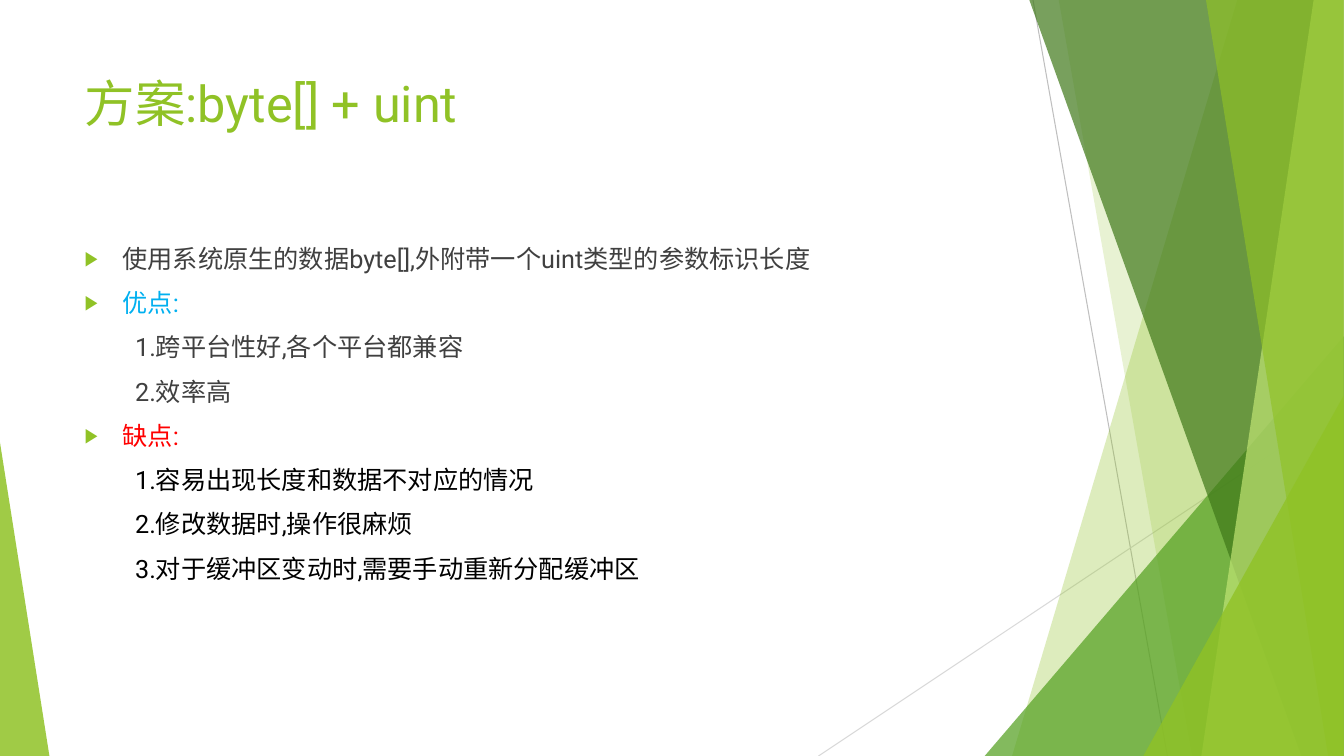
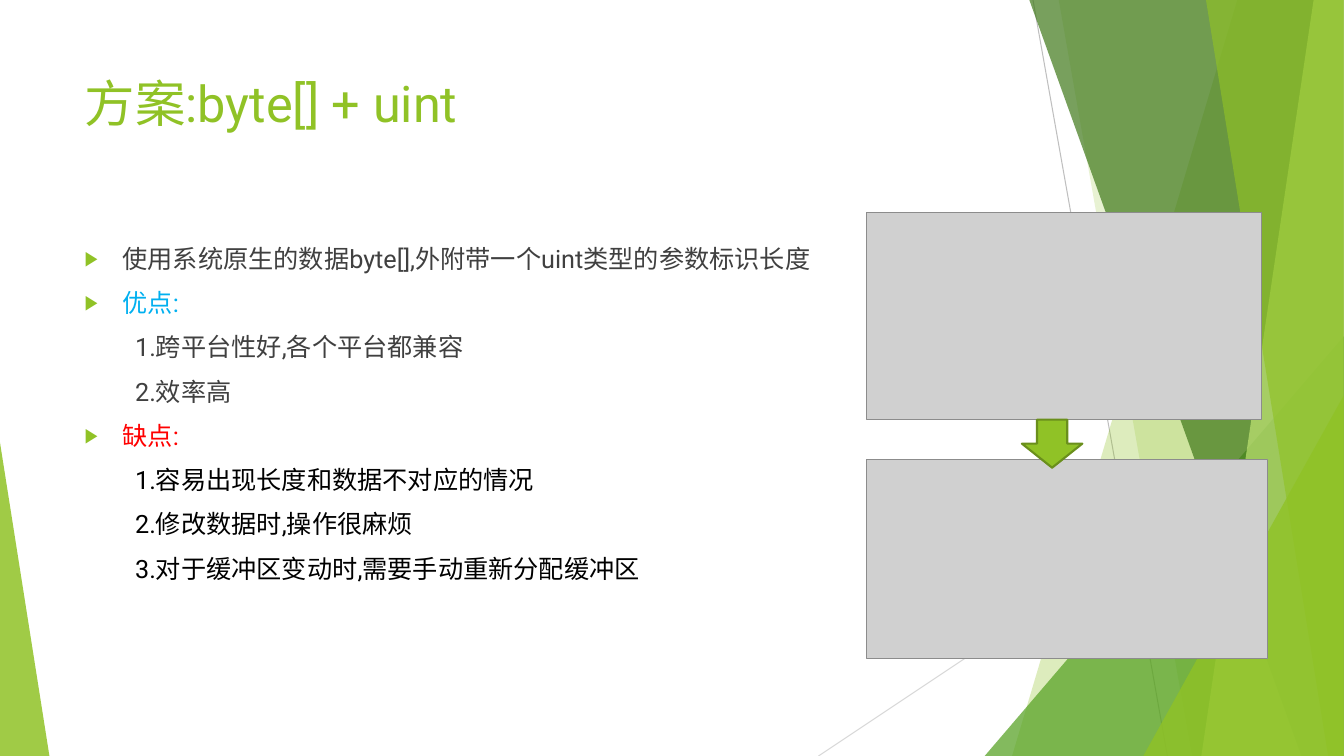
Before and after one commit to Zhyioo/libzhouyb, a slide deck: slide 3 of zhou_yb/about/PPT/第4章 ByteBuilder容器.pptx. Drawn at 1344x756 pixels with LibreOffice and Linux fonts; fonts in the diff are those of the drawing; grey boxes stand for pictures. Boxes give left, top, right and bottom in pixels: in the first picture for what was removed or moved away, otherwise in the second. Text is boxed around its words. In the diff, an @@ line names an element or a change of style, - is before the commit and + after.

```diff
--- a/zhou_yb/about/PPT/第4章 ByteBuilder容器.pptx
+++ b/zhou_yb/about/PPT/第4章 ByteBuilder容器.pptx
@@ picture added at box(867, 213, 1262, 419) @@
@@ down arrow added at box(1022, 419, 1083, 468), fill #90C226, outline #6B901C 1.5 pt @@
@@ picture added at box(867, 460, 1268, 659) @@
```
Also in this commit, not shown: 1 other slide changed, 1 slide added, 1 slide removed, 2 other files.
